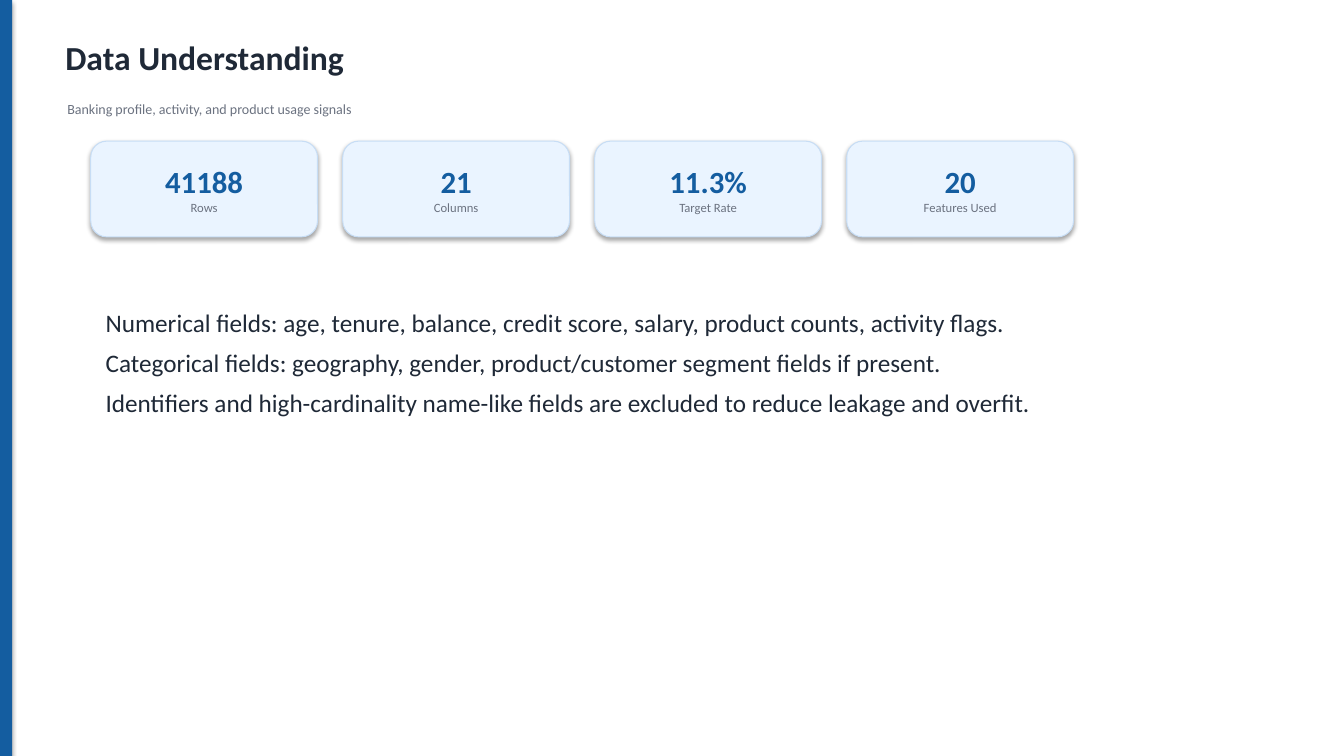
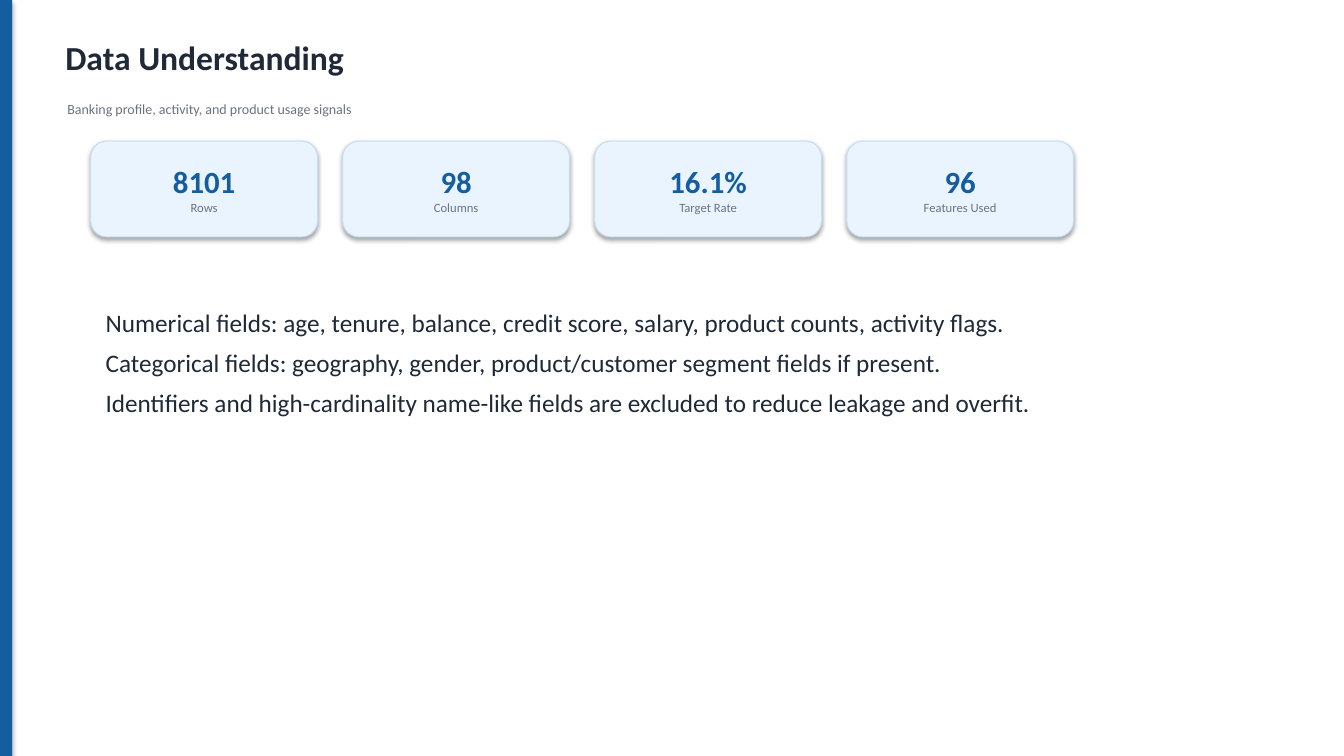
Before and after one commit to Tony-chauhan/churnzero-26-banking-churn-prediction, a slide deck: slide 3 of submission/ChurnZero_26_Round2_Presentation.pptx. Drawn at 1344x756 pixels with LibreOffice and Linux fonts; fonts in the diff are those of the drawing. Boxes give left, top, right and bottom in pixels: in the first picture for what was removed or moved away, otherwise in the second. Text is boxed around its words. In the diff, an @@ line names an element or a change of style, - is before the commit and + after.

```diff
--- a/submission/ChurnZero_26_Round2_Presentation.pptx
+++ b/submission/ChurnZero_26_Round2_Presentation.pptx
@@ text in rounded rectangle at [173,171,235,194]: text changed @@
-41188
+8101
@@ text in rounded rectangle at [441,171,472,194]: text changed @@
-21
+98
@@ text in rounded rectangle at [669,171,746,194]: text changed @@
-11.3%
+16.1%
@@ text in rounded rectangle at [945,172,976,194]: text changed @@
-20
+96
```
Also in this commit, not shown: 3 other slides changed, 9 other files.
